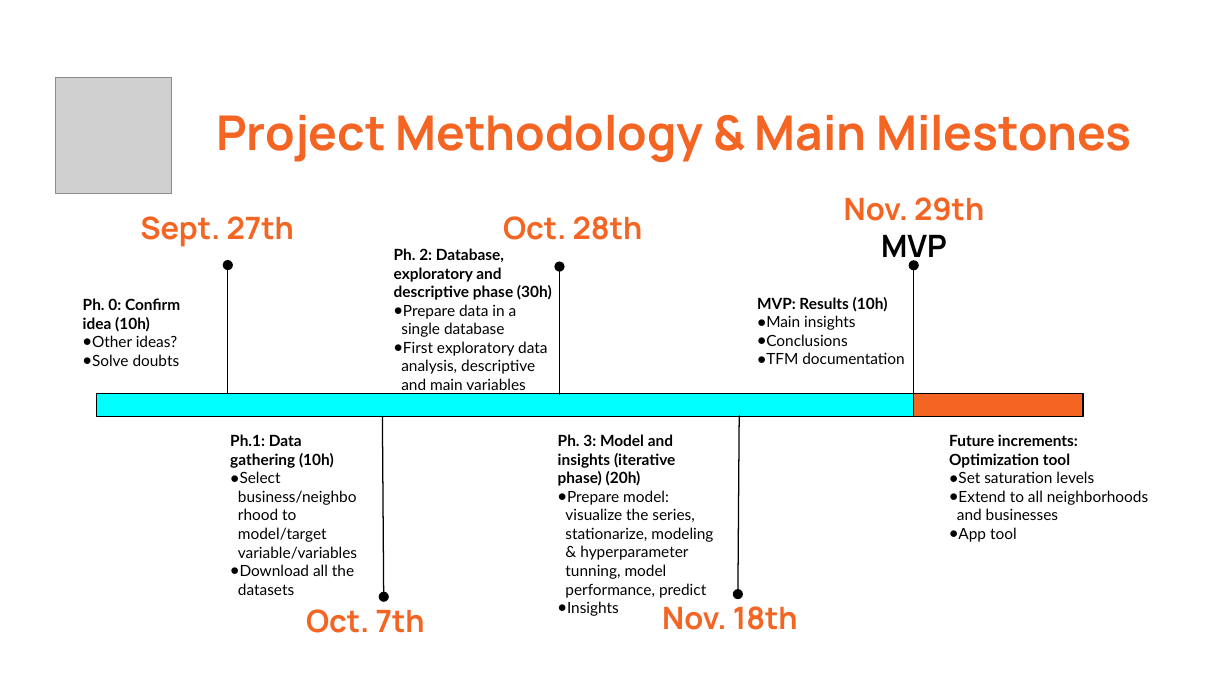
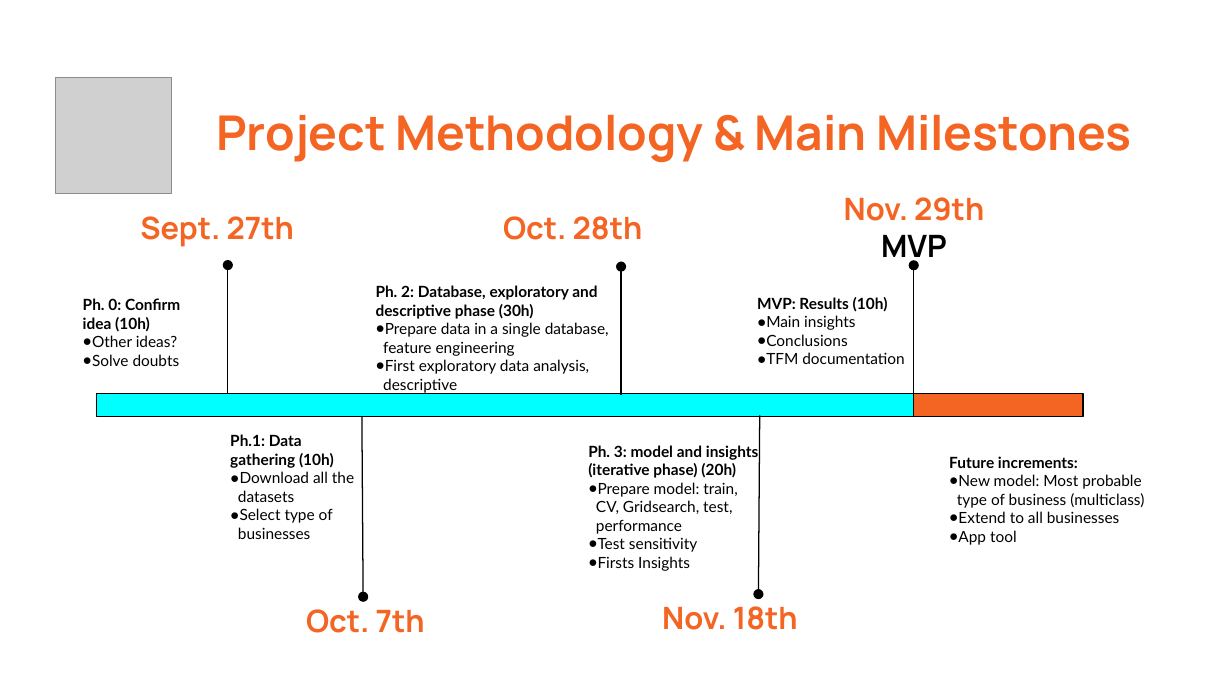
Before and after one commit to bdiazcor/TFM-Test-your-business-viability, a slide deck: slide 7 of TFM BDC Test your Business Viability.pptx. Drawn at 1232x693 pixels with LibreOffice and Linux fonts; fonts in the diff are those of the drawing; grey boxes stand for pictures. Boxes give left, top, right and bottom in pixels: in the first picture for what was removed or moved away, otherwise in the second. Text is boxed around its words. In the diff, an @@ line names an element or a change of style, - is before the commit and + after.

Commit message:
Project ide review
I have changed the project approach to a classification problem (instead of the initial TS problem)

```diff
--- a/TFM BDC Test your Business Viability.pptx
+++ b/TFM BDC Test your Business Viability.pptx
@@ arrow moved from (559, 395) - (559, 266) to (621, 395) - (621, 266) @@
@@ text "Ph. 2: Database, exploratory and ...": place and size @@
-text "Ph. 2: Database, exploratory and ..." at (394,248,552,394)
+text "Ph. 2: Database, exploratory and ..." at (376,285,609,374)
@@ text at (376,322,609,374): text changed @@
-● Prepare data in a single database
-● First exploratory data analysis, descriptive and main variables correlation
+● Prepare data in a single database, feature engineering
+● First exploratory data analysis, descriptive
@@ arrow moved from (382, 416) - (383, 596) to (362, 416) - (363, 596) @@
@@ arrow moved from (739, 415) - (738, 594) to (760, 415) - (759, 594) @@
@@ text at (588,445,759,571): text changed @@
-Ph. 3: Model and insights (iterative phase) (20h)
-● Prepare model: visualize the series, stationarize, modeling & hyperparameter tunning, model performance, predict
-● Insights
+Ph. 3: model and insights (iterative phase) (20h)
+● Prepare model: train, CV, Gridsearch, test, performance
+● Test sensitivity
+● Firsts Insights
@@ text "Future increments:": place and size @@
-text "Future increments:" at (949,434,1148,542)
+text "Future increments:" at (949,456,1144,544)
@@ text at (230,471,357,559): paragraph removed @@
-● Select business/neighborhood to model/target variable/variables
@@ text at (949,474,1144,523): text changed @@
-Optimization tool
-● Set saturation levels
-● Extend to all neighborhoods and businesses
+● New model: Most probable type of business (multiclass)
+● Extend to all businesses
@@ text at (230,508,333,539): paragraph added @@
+● Select type of businesses
```
Also in this commit, not shown: 3 other slides changed, 2 slides added, 1 slide removed.
